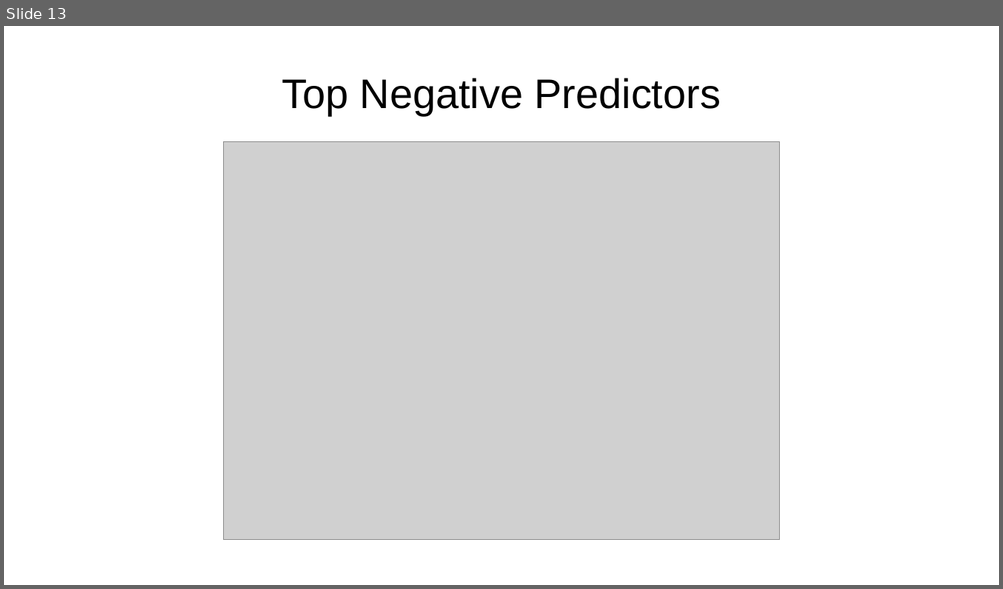
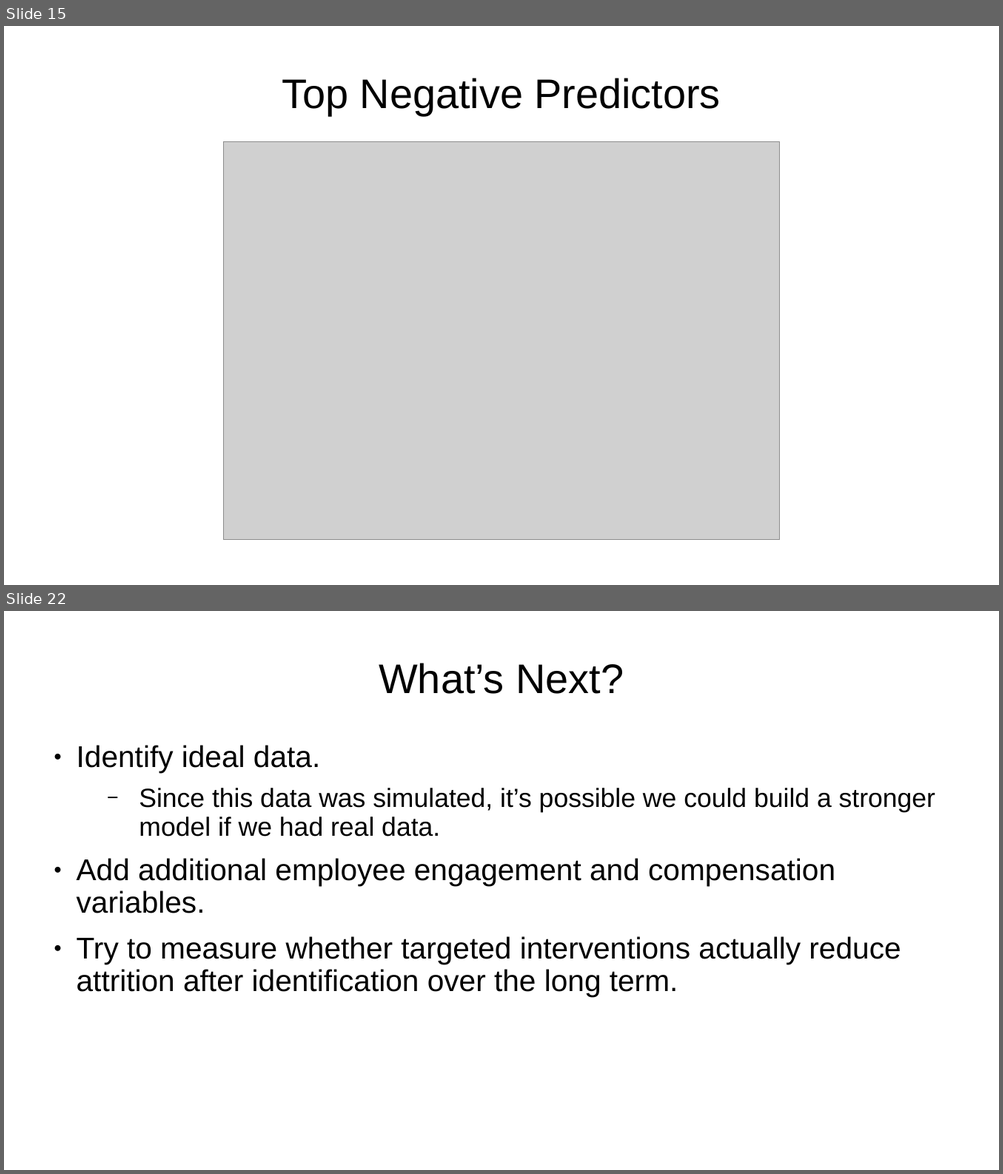
Before and after one commit to sbowler/project-one, a slide deck: presentations/project2_presentation.pptx. Shown one above the other, each under a label of ours: slide 13 before the commit, slides 15 and 22 after it; the slides between them are not shown. The pictures are 1003x589 and 1003x1174 pixels, drawn with LibreOffice and Linux fonts; fonts in the diff are those of the drawing; grey boxes stand for pictures; background and template pictures are left out. Boxes give left, top, right and bottom in pixels: in the first picture for what was removed or moved away, otherwise in the second. Text is boxed around its words. In the diff, an @@ line names an element or a change of style, - is before the commit and + after.

```diff
--- a/presentations/project2_presentation.pptx
+++ b/presentations/project2_presentation.pptx
@@ slide 22 added at [4,611,999,1170], background picture (left out) @@
@@ title added at [378,663,623,694], 33 pt, text #000000 @@
+What’s Next?
@@ text added at [77,745,935,997], 24 pt, text #000000 @@
+● Identify ideal data.
+  − Since this data was simulated, it’s possible we could build a stronger model if we had real data.
+● Add additional employee engagement and compensation variables.
+● Try to measure whether targeted interventions actually reduce attrition after identification over the long term.
@@ what was slide 13 is now slide 15 @@
```
Also in this commit, not shown: 8 slides changed, 4 other slides added.
